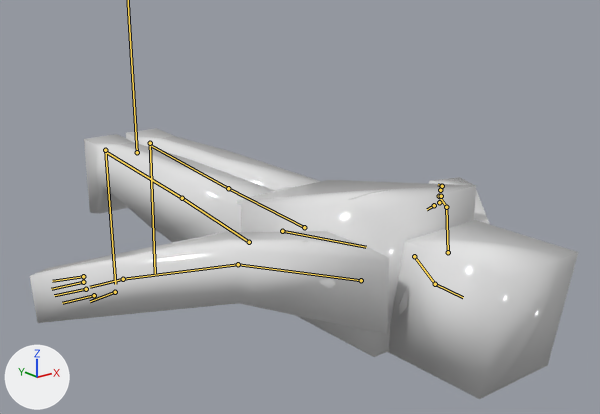
The FBX model Editor/Editor/EditorContent/Models/StormTrooperAnimation.fbx: old version first, new version second.
Both versions are drawn from a 50 mm lens placed at (-0.029, -0.0562, 0.015), pointed at (0.0008, -0.0189, 0.0001). Arrows for +X, +Y and +Z are at lower left; the lights stay in place. The bones that bend it are drawn over the model as lines.

In view in the first picture: 'Bb_ArmLeft', 'Bb_ArmRight', 'Bb_Body', 'Bb_Head', 'Bb_LegLeft', 'Bb_LegRight', 'Clone_Trooper_Normal_', 'Head'.
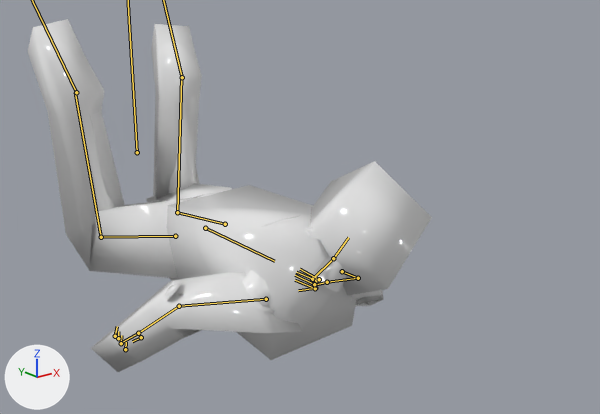
The newer file adds an action. The first version stands in its rest pose; the second is drawn at frame 50 of the action 'death_headshot'.

Boxes [x1, y1, x2, y2] around the edits, measured in the pictures (600 x 414 px):
'Bb_Head', posed: before [388, 220, 578, 399]; after [309, 161, 432, 295]
'Bb_ArmRight', posed (41% narrower): before [30, 231, 390, 334]; after [91, 272, 303, 372]
'Bb_Body', posed (20% narrower): before [237, 180, 476, 357]; after [166, 185, 357, 360]
'Bb_LegRight', posed: before [84, 134, 275, 243]; after [27, 19, 192, 278]
'Bb_LegLeft', posed: before [126, 128, 320, 191]; after [146, 24, 232, 202]
'Clone_Trooper_Normal_', posed: before [140, 187, 391, 289]; after [82, 104, 301, 314]
'Head', posed: before [399, 284, 409, 315]; after [306, 227, 361, 292]
'Bb_ArmLeft', posed: before [429, 177, 489, 224]; after [350, 290, 384, 306]
bone 'body', root to tip: before (282, 231) to (366, 247); after (205, 228) to (274, 261)
bone 'nec', root to tip: before (414, 256) to (435, 284); after (312, 279) to (333, 258)
bone 'head', root to tip: before (435, 284) to (463, 297); after (333, 258) to (348, 237)
bone 'arm_L', root to tip: before (448, 252) to (446, 207); after (342, 271) to (358, 278)
bone 'arm_L_001', root to tip: before (446, 207) to (439, 196); after (358, 278) to (327, 282)
bone 'hand_L', root to tip: before (439, 196) to (440, 195); after (327, 282) to (316, 284)
bone 'forefinger_L', root to tip: before (439, 202) to (438, 202); after (315, 288) to (295, 280)
bone 'middle_L', root to tip: before (441, 196) to (439, 195); after (314, 284) to (295, 275)
bone 'ring_L', root to tip: before (440, 190) to (440, 190); after (316, 280) to (296, 272)
bone 'pinky_L', root to tip: before (442, 186) to (438, 184); after (319, 279) to (300, 269)
bone 'arm_R', root to tip: before (361, 280) to (238, 264); after (266, 299) to (179, 306)
bone 'arm_R_001', root to tip: before (238, 264) to (123, 279); after (179, 306) to (138, 333)
bone 'hand_R', root to tip: before (123, 279) to (90, 287); after (138, 333) to (122, 342)
bone 'forefinger_R', root to tip: before (94, 295) to (62, 303); after (125, 349) to (126, 342)
bone 'middle_R', root to tip: before (86, 289) to (54, 295); after (121, 343) to (121, 335)
bone 'ring_R', root to tip: before (83, 282) to (51, 289); after (118, 338) to (118, 331)
bone 'pinky_R', root to tip: before (83, 276) to (52, 281); after (115, 336) to (117, 326)
bone 'leg_L', root to tip: before (304, 227) to (228, 188); after (225, 224) to (177, 212)
bone 'leg_L_001', root to tip: before (228, 188) to (150, 145); after (177, 212) to (181, 77)
bone 'leg_R', root to tip: before (249, 242) to (182, 198); after (175, 236) to (101, 237)
bone 'leg_R_001', root to tip: before (182, 198) to (106, 152); after (101, 237) to (75, 92)

The change in detail:
Bone 'body' (bone_body) moves from (0.0, 0.0, 0.0) to (0.03, -0.921, 0.098).
Bone 'body' (bone_body) turns from (0, 0, 0) to (11, 1, -3) degrees about its own x, y and z.
Bone 'nec' (bone_nec) turns from (0, 0, 0) to (-130, -9, 59) degrees about its own x, y and z.
Bone 'head' (bone_head) turns from (0, 0, 0) to (-3, 0, 0) degrees about its own x, y and z.
Bone 'arm_L' (bone_arm_l) turns from (0, 0, 0) to (-18, -35, -28) degrees about its own x, y and z.
Bone 'arm_L_001' (bone_arm_l_001) turns from (0, 0, 0) to (-3, 72, 36) degrees about its own x, y and z.
Bone 'hand_L' (bone_hand_l) turns from (0, 0, 0) to (-11, -30, 6) degrees about its own x, y and z.
Bone 'forefinger_L' (bone_forefinger_l) moves from (0.0, 0.0, 0.0) to (-0.004, -0.015, 0.005).
Bone 'forefinger_L' (bone_forefinger_l) turns from (0, 0, 0) to (-40, 30, 22) degrees about its own x, y and z.
Bone 'middle_L' (bone_middle_l) moves from (0.0, 0.0, 0.0) to (-0.009, -0.006, -0.008).
Bone 'middle_L' (bone_middle_l) turns from (0, 0, 0) to (-38, 31, 23) degrees about its own x, y and z.
Bone 'ring_L' (bone_ring_l) moves from (0.0, 0.0, 0.0) to (-0.001, 0.001, -0.002).
Bone 'ring_L' (bone_ring_l) turns from (0, 0, 0) to (-42, 29, 19) degrees about its own x, y and z.
Bone 'pinky_L' (bone_pinky_l) moves from (0.0, 0.0, 0.0) to (0.016, 0.019, 0.004).
Bone 'pinky_L' (bone_pinky_l) turns from (0, 0, 0) to (-31, 33, 29) degrees about its own x, y and z.
Bone 'arm_R' (bone_arm_r) turns from (0, 0, 0) to (-49, -44, 50) degrees about its own x, y and z.
Bone 'arm_R_001' (bone_arm_r_001) turns from (0, 0, 0) to (5, 48, 25) degrees about its own x, y and z.
Bone 'hand_R' (bone_hand_r) turns from (0, 0, 0) to (11, -17, -9) degrees about its own x, y and z.
Bone 'forefinger_R' (bone_forefinger_r) moves from (0.0, 0.0, 0.0) to (-0.021, 0.006, 0.03).
Bone 'forefinger_R' (bone_forefinger_r) turns from (0, 0, 0) to (-41, 12, -36) degrees about its own x, y and z.
Bone 'middle_R' (bone_middle_r) turns from (0, 0, 0) to (-41, 11, -36) degrees about its own x, y and z.
Bone 'ring_R' (bone_ring_r) moves from (0.0, 0.0, 0.0) to (0.006, -0.008, -0.014).
Bone 'ring_R' (bone_ring_r) turns from (0, 0, 0) to (-42, 12, -35) degrees about its own x, y and z.
Bone 'pinky_R' (bone_pinky_r) moves from (0.0, 0.0, 0.0) to (0.014, 0.002, -0.013).
Bone 'pinky_R' (bone_pinky_r) turns from (0, 0, 0) to (-39, 9, -38) degrees about its own x, y and z.
Bone 'leg_L' (bone_leg_l) moves from (0.0, 0.0, 0.0) to (0.0, -0.002, -0.005).
Bone 'leg_L' (bone_leg_l) turns from (0, 0, 0) to (-27, -17, -2) degrees about its own x, y and z.
Bone 'leg_L_001' (bone_leg_l_001) turns from (0, 0, 0) to (101, 21, -11) degrees about its own x, y and z.
Bone 'foot_L' (bone_foot_l) turns from (0, 0, 0) to (12, 6, -31) degrees about its own x, y and z.
Bone 'leg_R' (bone_leg_r) moves from (0.0, 0.0, 0.0) to (0.0, 0.002, 0.005).
Bone 'leg_R' (bone_leg_r) turns from (0, 0, 0) to (-29, 6, 10) degrees about its own x, y and z.
Bone 'leg_R_001' (bone_leg_r_001) turns from (0, 0, 0) to (102, -8, -6) degrees about its own x, y and z.
Bone 'foot_R' (bone_foot_r) turns from (0, 0, 0) to (23, -18, 56) degrees about its own x, y and z.
